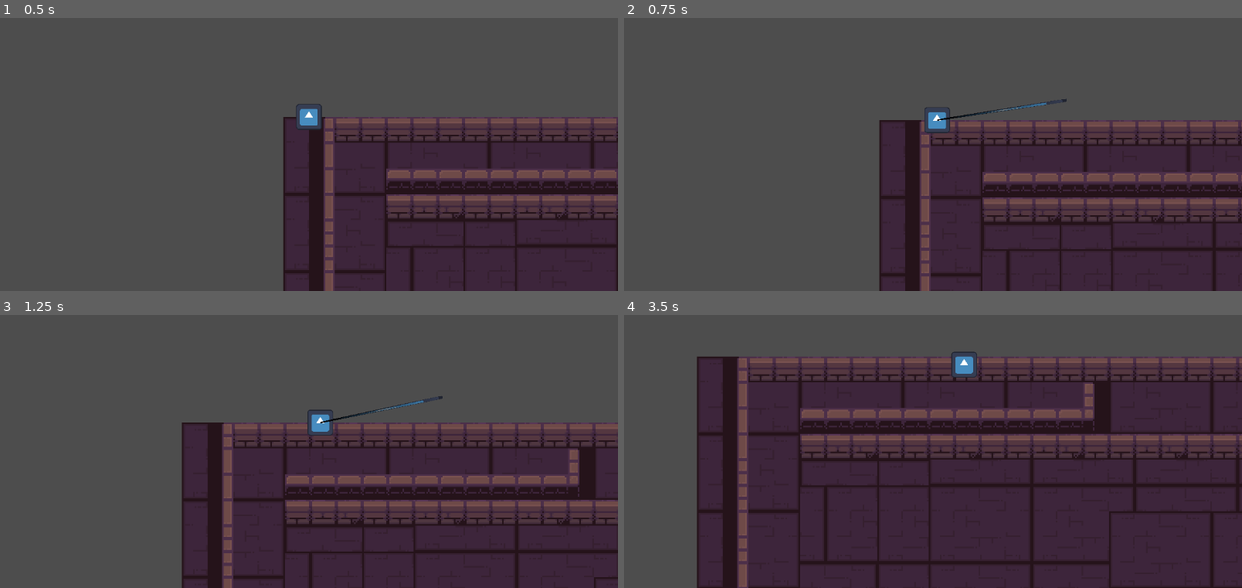
Above: before the commit, frames 1-4 (two rows, left to right).
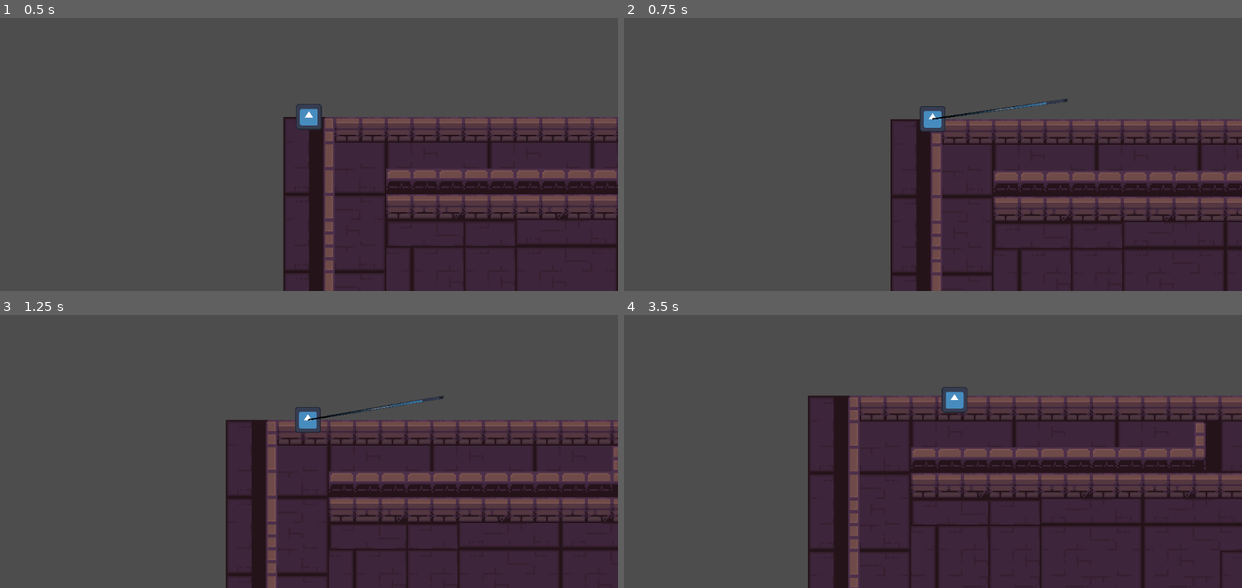
Above: after the commit, the same moments.

Repository: mabanana/winter-jam-2025
Game: Godot game, scene res://levels/level_test.tscn
The game is run twice, just before and just after one commit, with the same random seed, the same clock (stepped at 60 frames per second) and the same inputs. The engine's default icon, where the game draws it, is replaced by a stand-in: a white triangle on a blue panel in a dark square.
Inputs (mouse positions are in pixels of both pictures, inside the frame that each line leads up to):
- Up to frame 1 (0.5 s): no input
- Up to frame 2 (0.75 s): tap Enter at 0.5 s; move the mouse to (1068, 99) at 0.52 s; hold Right (right) from 0.53 s (still down); hold Right mouse button (aim) from 0.53 s (still down); click (1068, 99) at 0.67 s
- Up to frame 3 (1.25 s): keep holding Right (right); keep holding Right mouse button (aim)
- Up to frame 4 (3.5 s): move the mouse to (809, 432) at 1.27 s; release Right (right) at 1.28 s; release Right mouse button (aim) at 1.28 s; hold S (down) 1.28-2.03 s; right-click (809, 432) at 1.35 s; move the mouse to (994, 336) at 2.02 s; hold Right (right) 2.03-2.78 s; hold Right mouse button (aim) 2.03-2.78 s; move the mouse to (902, 484) at 2.77 s; hold W (up) from 2.78 s (still down); right-click (902, 484) at 2.85 s; click (902, 484) at 2.92 s

Frame 1 is identical in both runs. In frame 2, 8.7% of the frame differs, in the area x 41-100%, y 29-100%; in frame 3, 16%; in frame 4, 40%, in the area x 11-100%, y 13-100%.

Commit message:
minor adjustments

Diff:
--- a/PlayerController/player_camera.gd
+++ b/PlayerController/player_camera.gd
@@ -7,7 +7,7 @@
 @export var target: Node = null
 @export var mode: MODES = MODES.TARGET
 @export var MAX_DISTANCE: float = 500
-@export var SMOOTH_SPEED := 1.0
+@export var SMOOTH_SPEED := 0.6
 @export var CAMERA_DEADZONE_RADIUS := 30.0
 @export var MIN_ZOOM: float = 2.0
 @export var MAX_ZOOM: float = 4.0
--- a/PlayerController/player_controller.gd
+++ b/PlayerController/player_controller.gd
@@ -4,7 +4,7 @@
 @export var player_cam: PlayerCamera
 @export var aim_line: Line2D
 @export_category("Parameters")
-@export var SPEED := 100
+@export var SPEED := 50
 @export var ZOOM_SENS := 0.05
 
 var is_aim: bool = false
